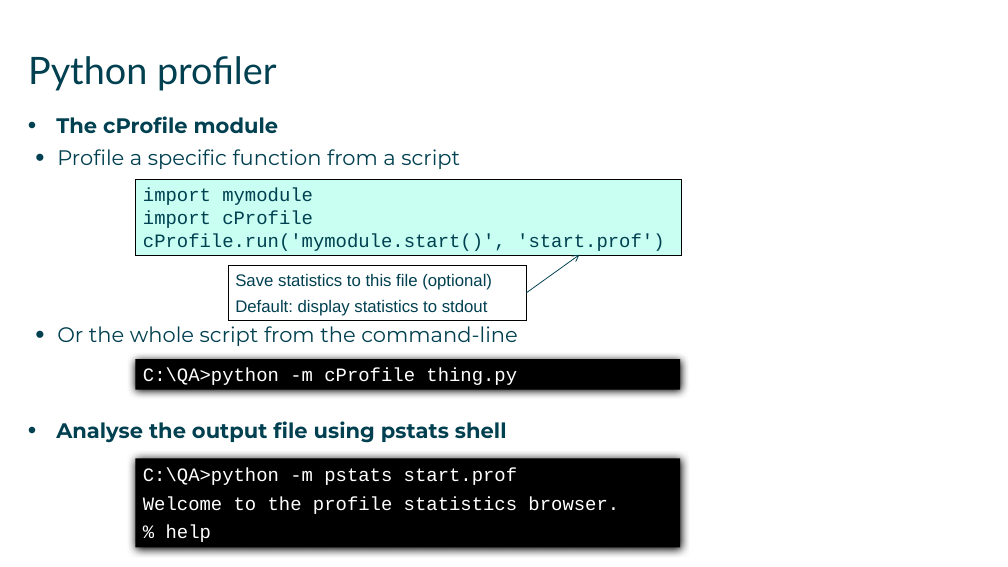
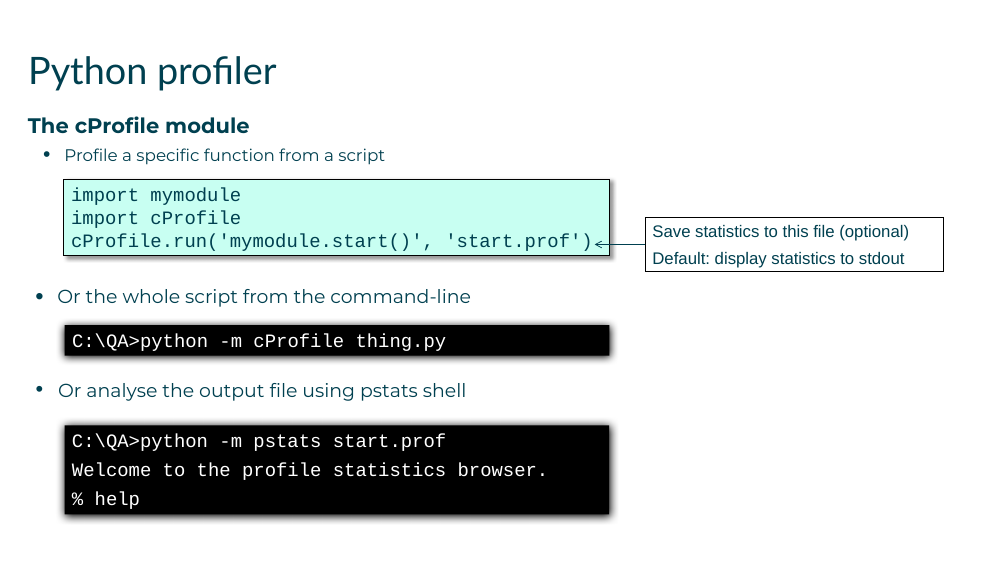
Before and after one commit to AndySmithQA/June24py3, a slide deck: slide 15 of QAPYTH3/DG_10_Modules_and_Packages.pptx (slide 17 before the commit). Drawn at 1008x567 pixels with LibreOffice and Linux fonts; fonts in the diff are those of the drawing. Boxes give left, top, right and bottom in pixels: in the first picture for what was removed or moved away, otherwise in the second. Text is boxed around its words. In the diff, an @@ line names an element or a change of style, - is before the commit and + after.

```diff
--- a/QAPYTH3/DG_10_Modules_and_Packages.pptx
+++ b/QAPYTH3/DG_10_Modules_and_Packages.pptx
@@ text at bbox=[28, 116, 471, 307]: size 20 to 16 pt in "Profile a specific function from a script"; size 20 to 18 pt in "Or the whole script from the command-line"; bullet • to none; indent changed @@
@@ rectangle "import mymodule": place and size @@
-rectangle "import mymodule" at bbox=[135, 179, 681, 256]
+rectangle "import mymodule" at bbox=[64, 179, 609, 256]
@@ rectangle "import mymodule" at bbox=[64, 179, 609, 256]: shadow on @@
@@ rectangle "Save statistics to this file ...": place and size @@
-rectangle "Save statistics to this file ..." at bbox=[228, 265, 526, 320]
+rectangle "Save statistics to this file ..." at bbox=[645, 217, 944, 271]
@@ arrow moved from (526, 293) - (579, 255) to (645, 244) - (595, 244) @@
@@ rectangle "C:\QA>python -m cProfile thing.py": place and size @@
-rectangle "C:\QA>python -m cProfile thing.py" at bbox=[135, 359, 680, 389]
+rectangle "C:\QA>python -m cProfile thing.py" at bbox=[64, 325, 609, 355]
@@ text at bbox=[58, 383, 467, 401]: text changed; size 20 to 18 pt; bold off @@
-• Analyse the output file using pstats shell
+• Or analyse the output file using pstats shell
@@ rectangle "C:\QA>python -m pstats start.prof": place and size @@
-rectangle "C:\QA>python -m pstats start.prof" at bbox=[135, 458, 680, 547]
+rectangle "C:\QA>python -m pstats start.prof" at bbox=[64, 426, 609, 515]
```
Also in this commit, not shown: 15 other slides changed, 1 slide added, 3 slides removed, 45 other files.
